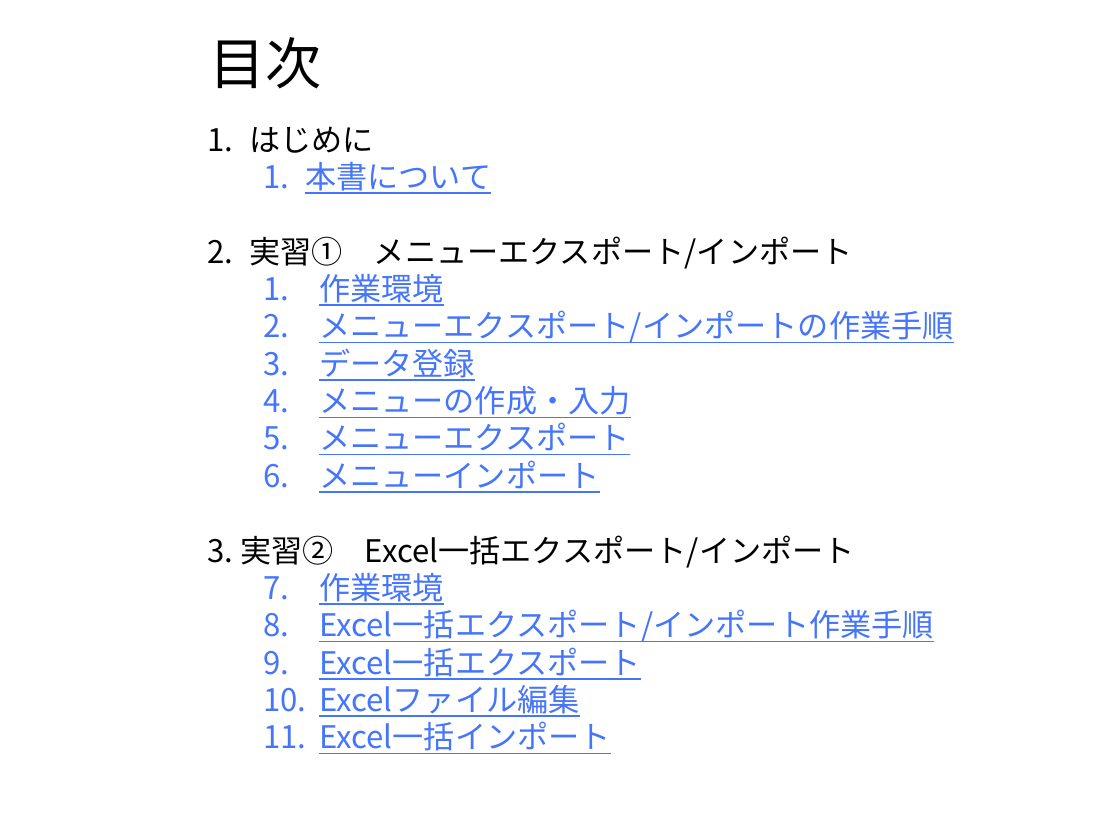
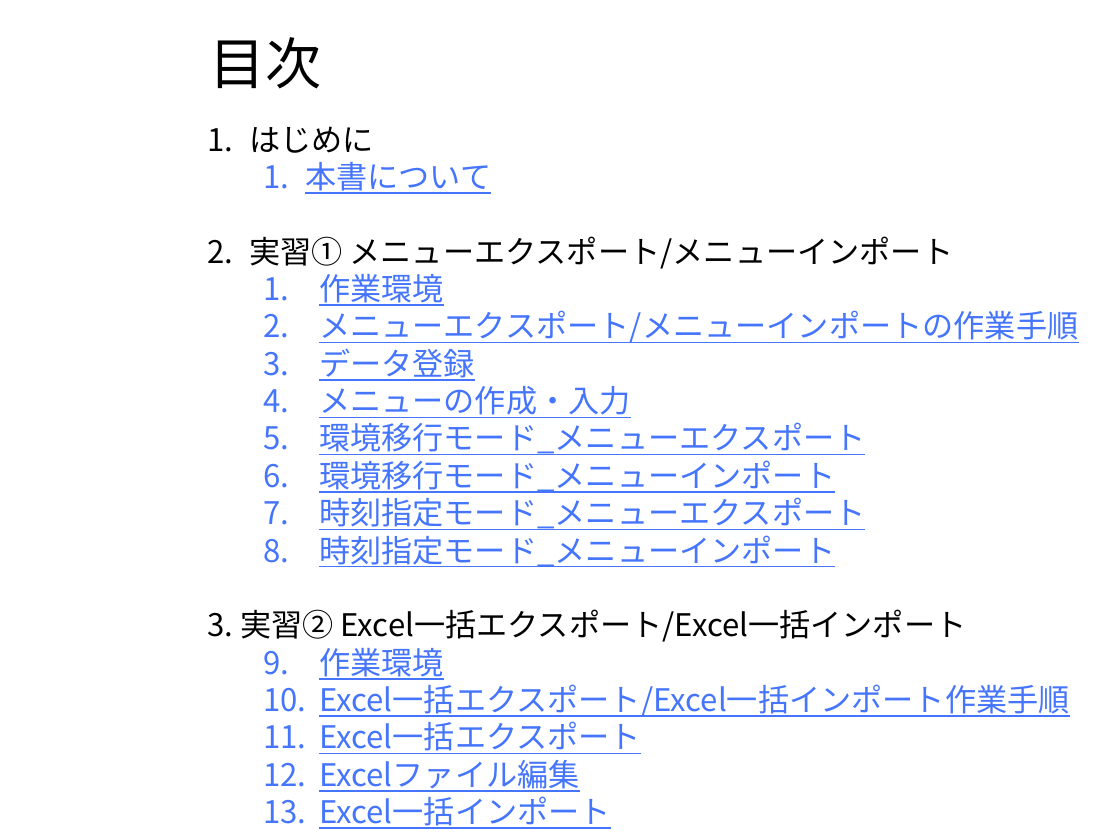
Before and after one commit to exastro-suite/it-automation-docs, a slide deck: slide 2 of asset/Learn_ja/ITA-export-import_ja_practice.pptx. Drawn at 1120x840 pixels with LibreOffice and Linux fonts; fonts in the diff are those of the drawing; background and template pictures are left out. Boxes give left, top, right and bottom in pixels: in the first picture for what was removed or moved away, otherwise in the second. Text is boxed around its words. In the diff, an @@ line names an element or a change of style, - is before the commit and + after.

```diff
--- a/asset/Learn_ja/ITA-export-import_ja_practice.pptx
+++ b/asset/Learn_ja/ITA-export-import_ja_practice.pptx
@@ text at [249, 236, 953, 269]: text changed @@
-2. 実習① メニューエクスポート/インポート
+2. 実習① メニューエクスポート/メニューインポート
@@ text at [319, 310, 1078, 343]: text changed @@
-  2. メニューエクスポート/インポートの作業手順
+  2. メニューエクスポート/メニューインポートの作業手順
@@ text at [207, 422, 967, 642]: text changed; text colour #000000 to #4575FD @@
-  5. メニューエクスポート
-  6. メニューインポート
-3. 実習② Excel一括エクスポート/インポート
+  5. 環境移行モード_メニューエクスポート
+  6. 環境移行モード_メニューインポート
+  7. 時刻指定モード_メニューエクスポート
+  8. 時刻指定モード_メニューインポート
+3. 実習② Excel一括エクスポート/Excel一括インポート
@@ text at [319, 679, 1069, 717]: text changed @@
-  2. Excel一括エクスポート/インポート作業手順
+  2. Excel一括エクスポート/Excel一括インポート作業手順
```
Also in this commit, not shown: 26 other slides changed, 8 slides added, 2 slides removed, 1 other file.
